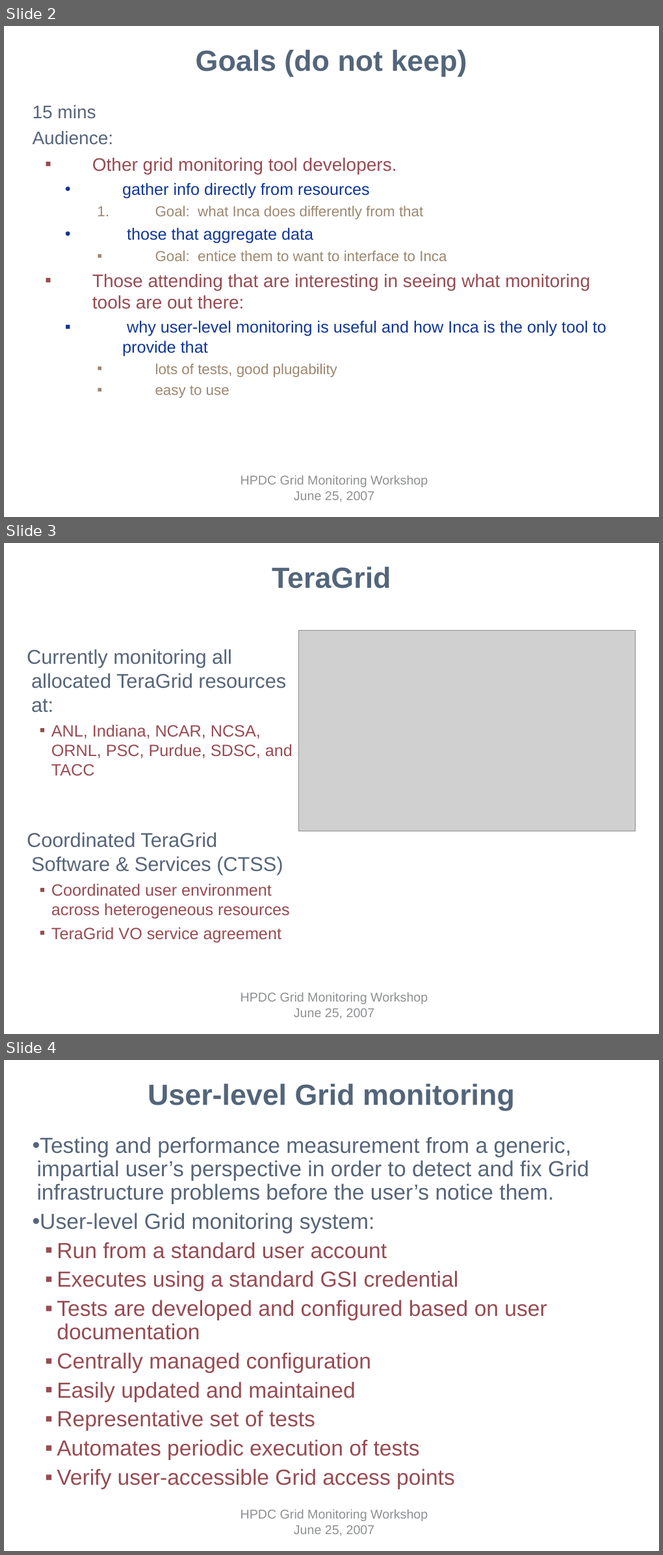
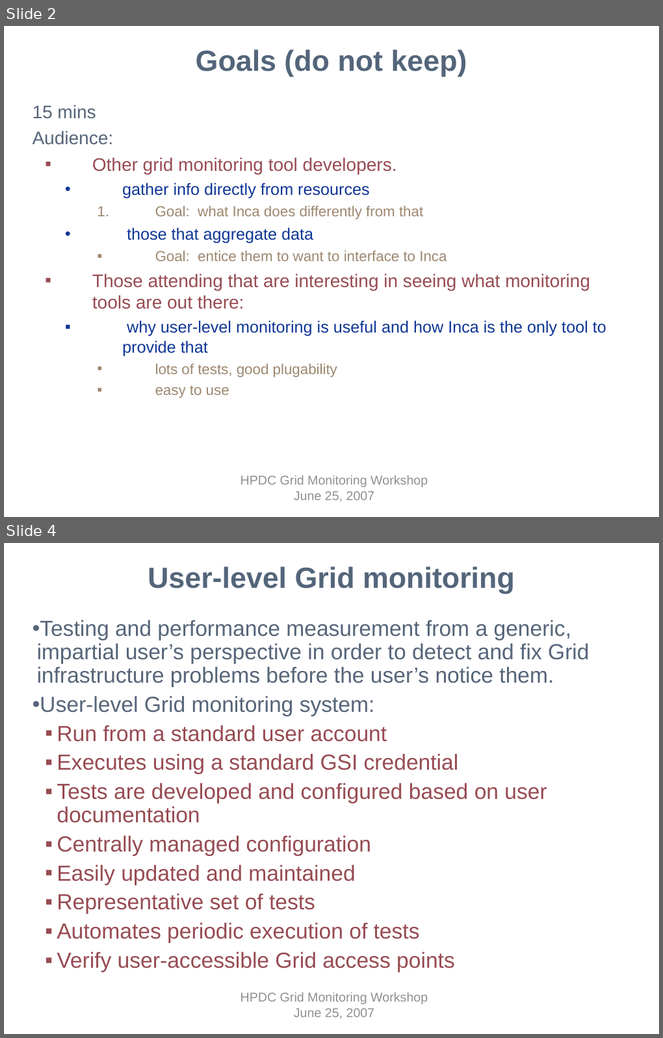
Before and after one commit to IncaProject/inca-xsede, a slide deck: talks/inca-gmw07.ppt. Shown one above the other, each under a label of ours: slides 2, 3 and 4 before the commit, slides 2 and 4 after it; the slides between them are not shown. The pictures are 663x1555 and 663x1038 pixels, drawn with LibreOffice and Linux fonts; fonts in the diff are those of the drawing; grey boxes stand for pictures; background and template pictures are left out. Boxes give left, top, right and bottom in pixels: in the first picture for what was removed or moved away, otherwise in the second. Text is boxed around its words. In the diff, an @@ line names an element or a change of style, - is before the commit and + after.

```diff
--- a/talks/inca-gmw07.ppt
+++ b/talks/inca-gmw07.ppt
@@ slide 3 removed at (4, 543, 659, 1034), background #FFFFFF; not listed: 1 template element that a slide beside it also shows @@
@@ title removed at (272, 566, 391, 589) @@
-TeraGrid
@@ picture removed at (299, 630, 636, 831) @@
@@ text removed at (27, 649, 293, 943) @@
-Currently monitoring all allocated TeraGrid resources at:
-  ▪ ANL, Indiana, NCAR, NCSA, ORNL, PSC, Purdue, SDSC, and TACC
-Coordinated TeraGrid
-Software & Services (CTSS)
-  ▪ Coordinated user environment across heterogeneous resources
-  ▪ TeraGrid VO service agreement
```
Also in this commit, not shown: 3 slides changed, 9 slides added, 4 other slides removed.
